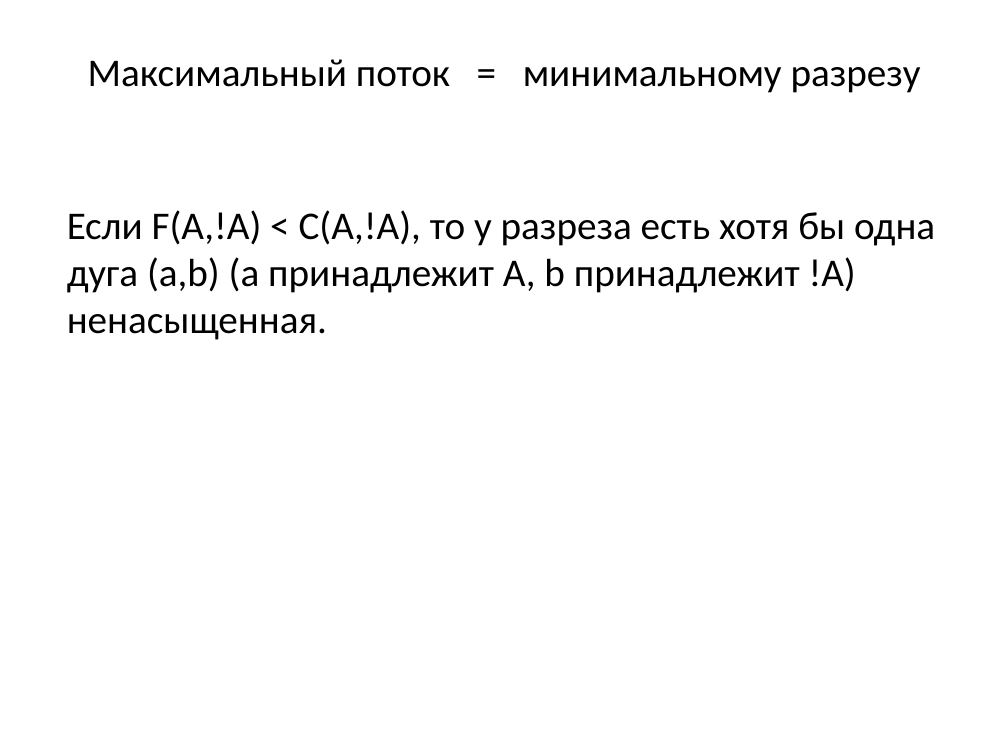
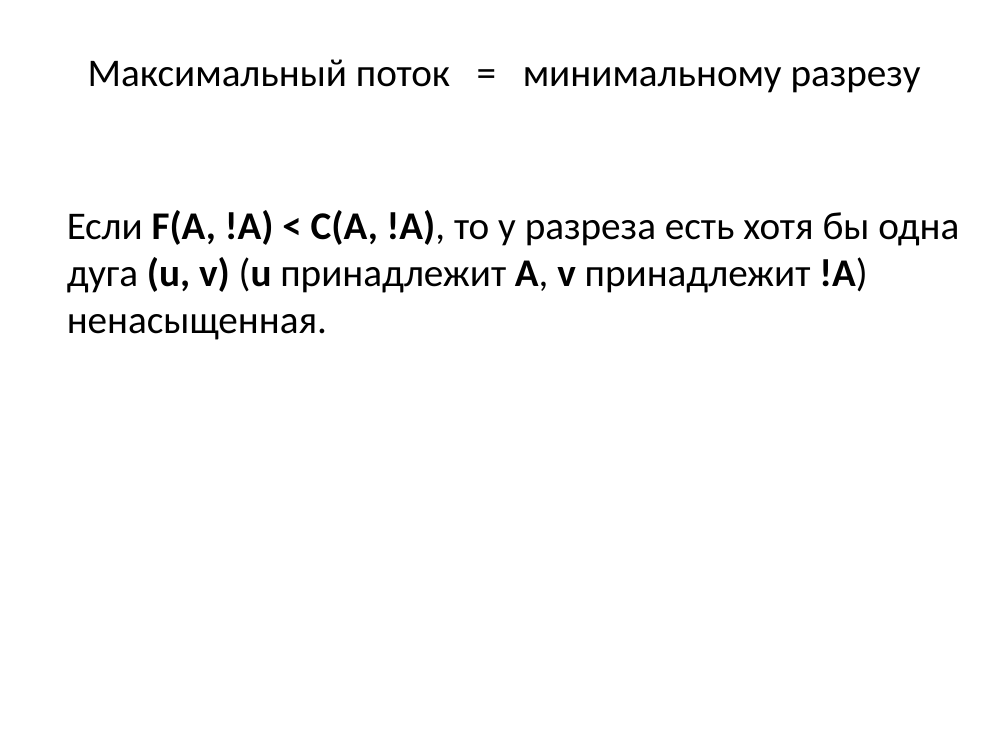
Before and after one commit to SteinbergOB/ANG, a slide deck: slide 112 of Презентации/Лекция 4.pptx (slide 97 before the commit). Drawn at 1008x756 pixels with LibreOffice and Linux fonts; fonts in the diff are those of the drawing. Boxes give left, top, right and bottom in pixels: in the first picture for what was removed or moved away, otherwise in the second. Text is boxed around its words. In the diff, an @@ line names an element or a change of style, - is before the commit and + after.

```diff
--- a/Презентации/Лекция 4.pptx
+++ b/Презентации/Лекция 4.pptx
@@ text at [67,210,959,340]: text changed @@
-Если F(A,!A) < C(A,!A), то у разреза есть хотя бы одна дуга (a,b) (a принадлежит A, b принадлежит !A) ненасыщенная.
+Если F(A, !A) < C(A, !A), то у разреза есть хотя бы одна дуга (u, v) (u принадлежит A, v принадлежит !A) ненасыщенная.
```
Also in this commit, not shown: 54 other slides changed, 61 slides added, 1 slide removed.
